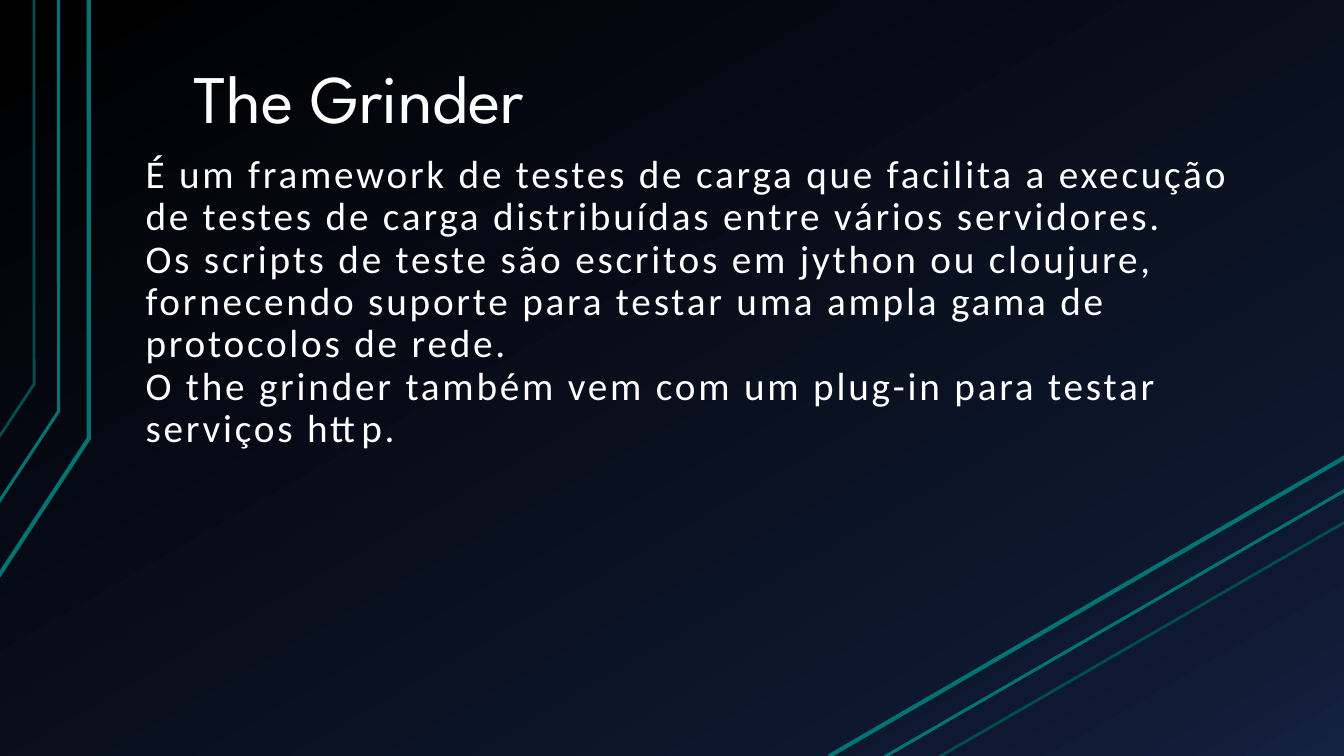
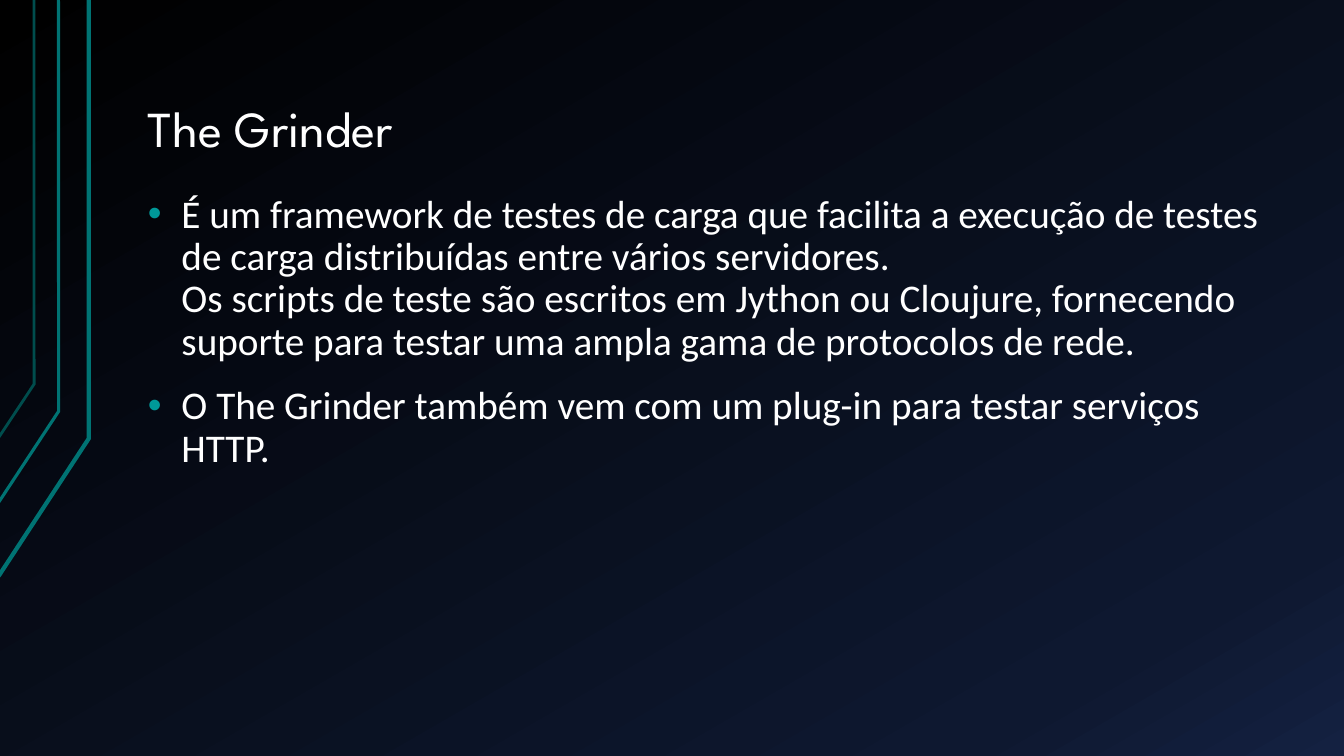
Before and after one commit to BrunoFelix/Restoran, a slide deck: slide 16 of Docs/Apresentação TSW.pptx (slide 9 before the commit). Drawn at 1344x756 pixels with LibreOffice and Linux fonts; fonts in the diff are those of the drawing. Boxes give left, top, right and bottom in pixels: in the first picture for what was removed or moved away, otherwise in the second. Text is boxed around its words. In the diff, an @@ line names an element or a change of style, - is before the commit and + after.

```diff
--- a/Docs/Apresentação TSW.pptx
+++ b/Docs/Apresentação TSW.pptx
@@ title "The Grinder": place and size @@
-title "The Grinder" at box(193, 76, 524, 124)
+title "The Grinder" at box(148, 112, 393, 148)
@@ title "The Grinder" at box(148, 112, 393, 148): size 48.6 to 36 pt @@
@@ text at box(181, 195, 1258, 463): text changed @@
-É um framework de testes de carga que facilita a execução de testes de carga distribuídas entre vários servidores.
-Os scripts de teste são escritos em jython ou cloujure, fornecendo suporte para testar uma ampla gama de protocolos de rede.
-O the grinder também vem com um plug-in para testar serviços http.
+• É um framework de testes de carga que facilita a execução de testes de carga distribuídas entre vários servidores.
+  Os scripts de teste são escritos em Jython ou Cloujure, fornecendo suporte para testar uma ampla gama de protocolos de rede.
+• O The Grinder também vem com um plug-in para testar serviços HTTP.
@@ line removed from (829, 756) to (1344, 457) @@
@@ line removed from (882, 756) to (1344, 490) @@
@@ line removed from (939, 756) to (1344, 522) @@
```
Also in this commit, not shown: 4 other slides changed, 8 slides added, 4 slides removed.
